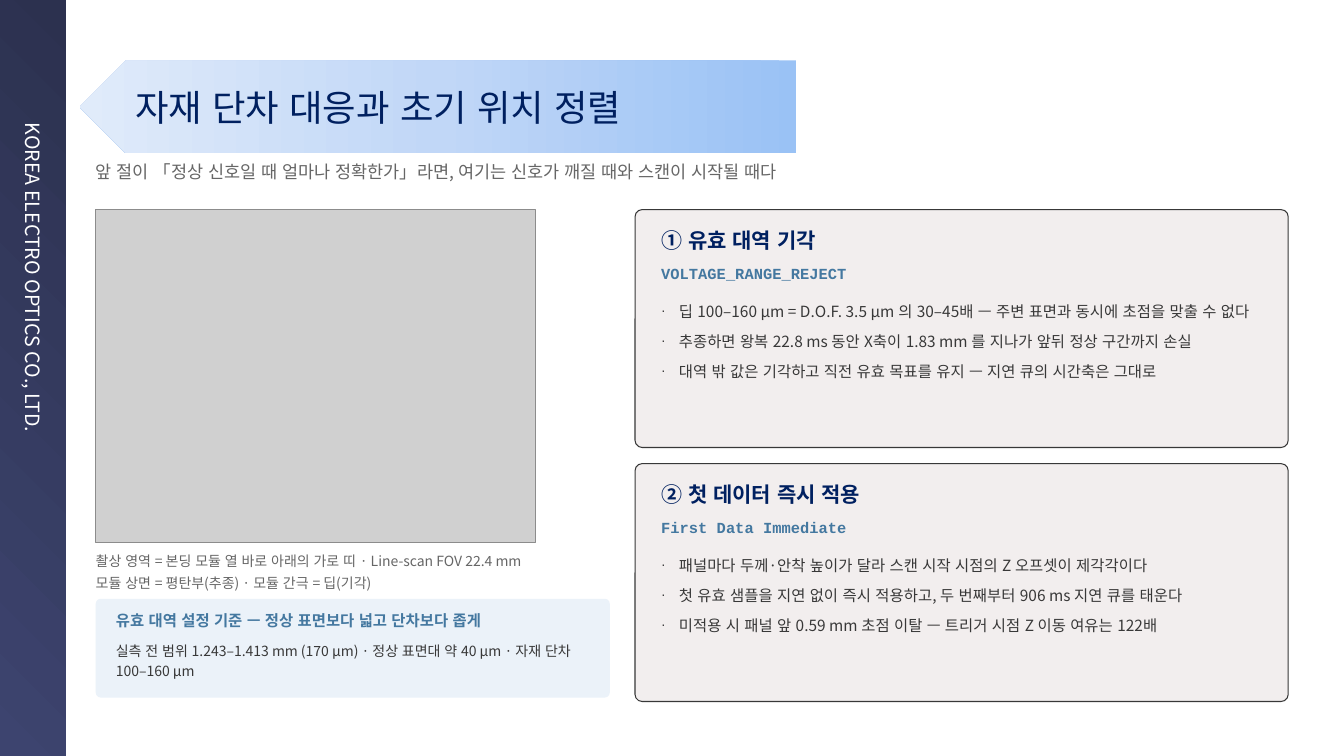
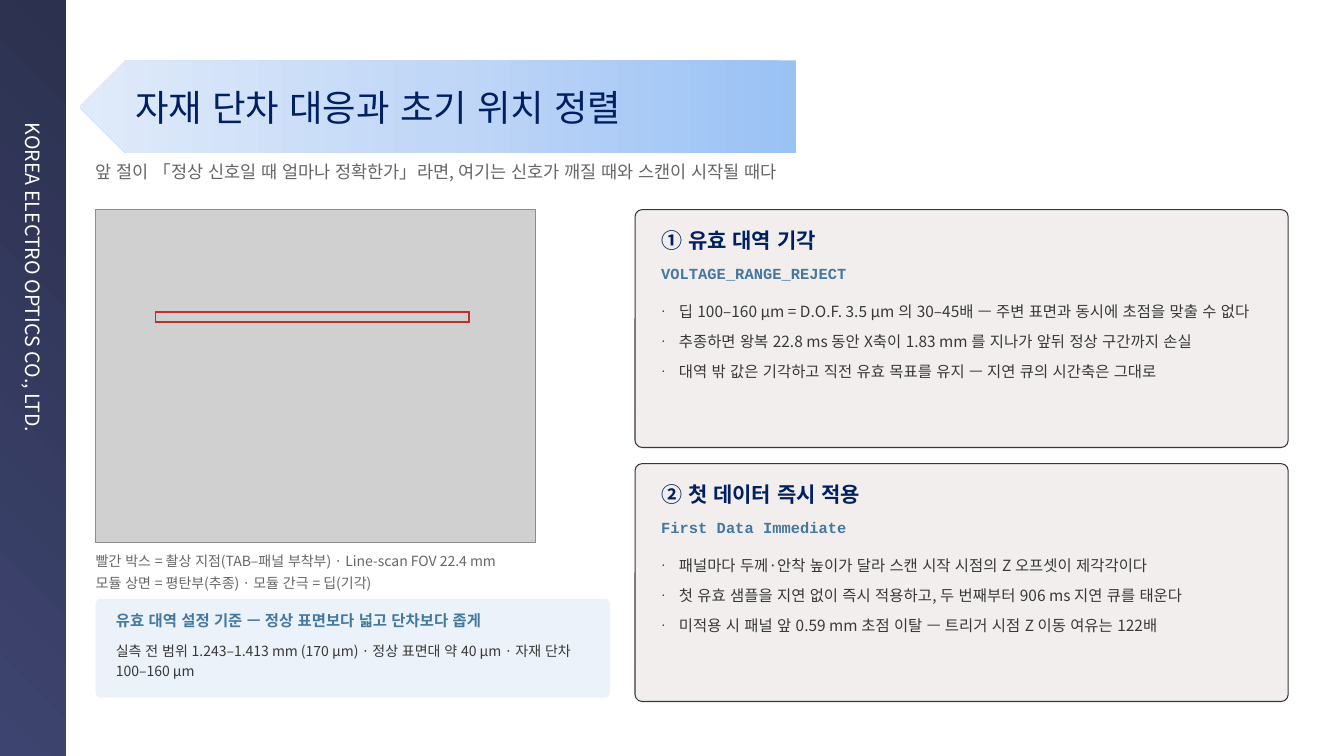
Before and after one commit to kyeongsunyu/SEQApp, a slide deck: slide 15 of Documents/기술경진대회/연구소기술경진대회_민수개발팀 윤경현_피드포워드 오토포커스_260901.pptx. Drawn at 1344x756 pixels with LibreOffice and Linux fonts; fonts in the diff are those of the drawing; grey boxes stand for pictures; background and template pictures are left out. Boxes give left, top, right and bottom in pixels: in the first picture for what was removed or moved away, otherwise in the second. Text is boxed around its words. In the diff, an @@ line names an element or a change of style, - is before the commit and + after.

```diff
--- a/Documents/기술경진대회/연구소기술경진대회_민수개발팀 윤경현_피드포워드 오토포커스_260901.pptx
+++ b/Documents/기술경진대회/연구소기술경진대회_민수개발팀 윤경현_피드포워드 오토포커스_260901.pptx
@@ rectangle added at (155,312,469,323), outline #C0302A 1.25 pt @@
@@ text at (96,554,496,569): text changed @@
-촬상 영역 = 본딩 모듈 열 바로 아래의 가로 띠 · Line-scan FOV 22.4 mm
+빨간 박스 = 촬상 지점(TAB–패널 부착부) · Line-scan FOV 22.4 mm
```
Also in this commit, not shown: 2 other files.
